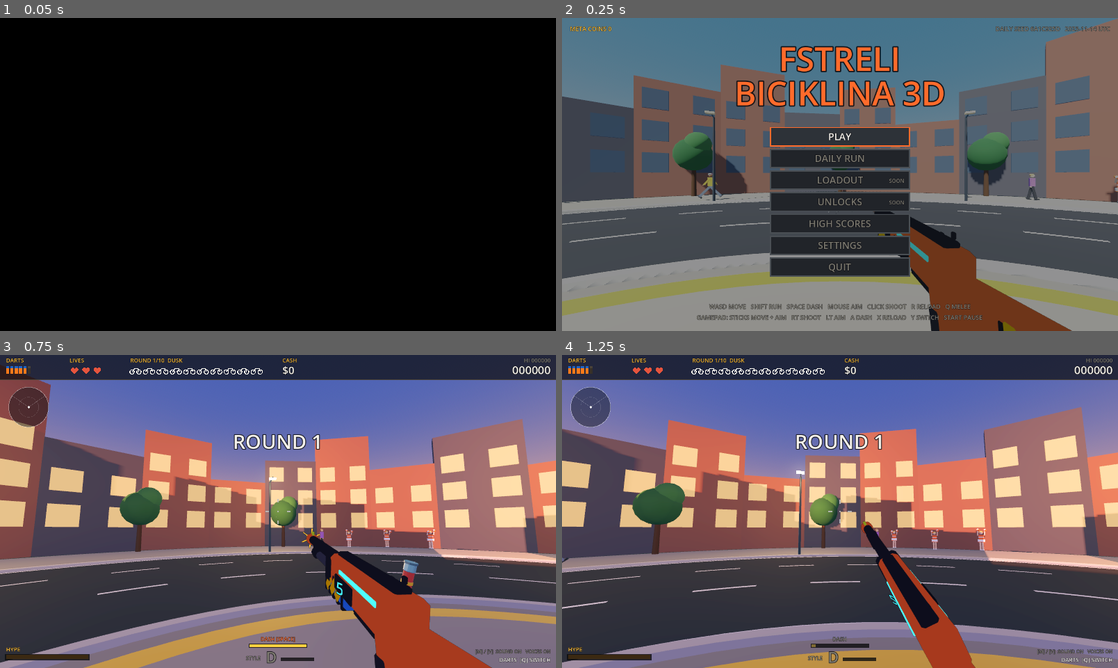
Above: before the commit, frames 1-4 (two rows, left to right).
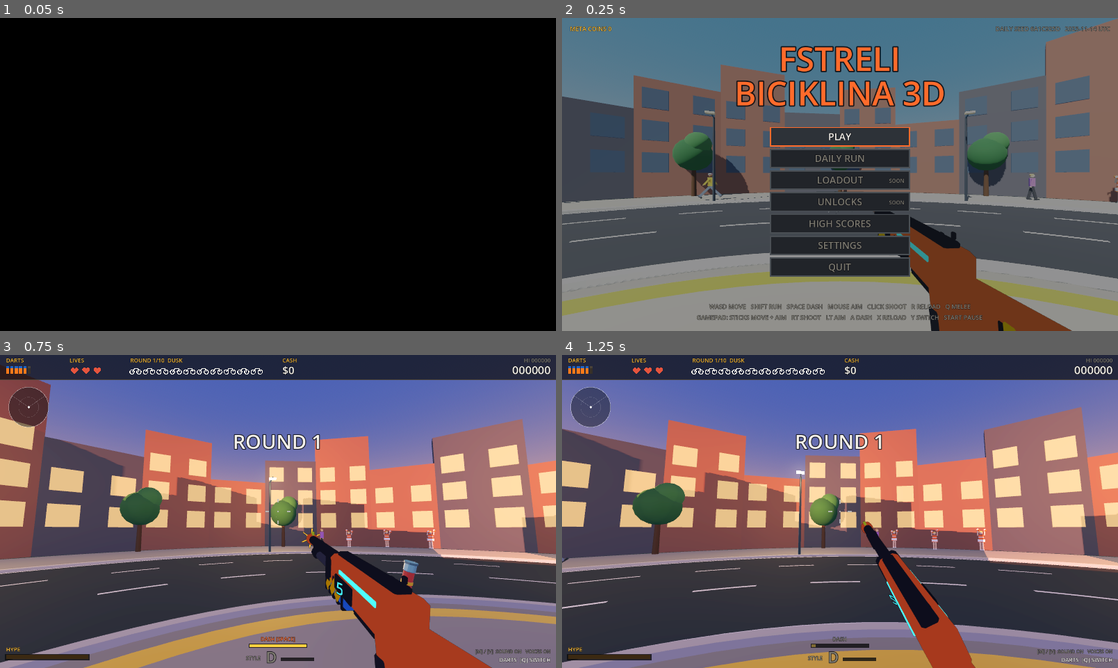
Above: after the commit, the same moments.

Repository: GVihi/FstreliBiciklina3D
Game: Godot game, scene res://main.tscn
Same seed, same stepped clock (60 frames per second), same inputs: the game is played once before the commit and once after it.
Inputs (mouse positions are in pixels of both pictures, inside the frame that each line leads up to):
- Up to frame 1 (0.05 s): no input
- Up to frame 2 (0.25 s): no input
- Up to frame 3 (0.75 s): tap Enter at 0.5 s; move the mouse to (400, 495) at 0.52 s; hold Right from 0.53 s (still down); tap R at 0.6 s; click (400, 495) at 0.67 s
- Up to frame 4 (1.25 s): keep holding Right; tap Space at 0.77 s

Frame 1 is identical in both runs. In frame 2, 0.1% of the frame differs, in the area x 1-100%, y 31-88%; in frame 3, 0.3%; in frame 4, 0.4%, in the area x 0-100%, y 24-70%.

Commit message:
Choose the anti-aliasing and re-define the F9 presets (F1)
Roadmap item: "Anti-aliasing choice (MSAA or cheaper FXAA) and re-define the
F9 quality presets for the new look".

- HIGH: 2x MSAA and a 2048 sun shadow map. MEDIUM: FXAA and a 1024 shadow
  map. LOW: no anti-aliasing, no sun shadows, no glow.
- FXAA is only requested when the Forward+ renderer is running; the
  Compatibility renderer does not support it and warns, so MEDIUM has no
  anti-aliasing there.
- The viewmodel's own viewport follows the new setting.
- docs/ART_DIRECTION.md records the decision.

In zoomed test renders MSAA 2x clearly smooths the chunky edges and 4x shows
no visible gain. Checked with Godot 4.7 (Compatibility, software renderer):
each preset sets the expected MSAA, FXAA, shadow and glow state on both
viewports, no warnings; gdlint, gdformat, the arena/rider/pedestrian/boss
checks and the headless load pass. Not checked: Forward+ (no Vulkan here),
frame time.

Co-Authored-By: Claude Sonnet 5.5 <noreply@anthropic.com>
Claude-Session: https://claude.ai/code/session_019FKUN6xdegLdhBAVrMgTUL

Diff:
--- a/scripts/main.gd
+++ b/scripts/main.gd
@@ -470,7 +470,7 @@
 
 
 # ------------------------------------------------------------------ graphics quality (F9)
-var quality = 0  # 0 = shadows + 2x MSAA, 1 = no MSAA, 2 = no MSAA and no sun shadows
+var quality = 0  # 0 = 2x MSAA + shadows (2048 map), 1 = FXAA + shadows (1024 map), 2 = no anti-aliasing, no shadows, no glow (see settings.gd)
 var arena = ArenaRoundaboutScript.new()  # arena.gd: the space the run is played in (today the roundabout, arena_roundabout.gd)
 var settings = SettingsScript.new(self)  # settings.gd: saved settings, graphics quality, high score file
 var phone_sys = PhonesScript.new(self)  # phones.gd: Phones: riders throwing phones at the player and the phones in flight.
--- a/scripts/settings.gd
+++ b/scripts/settings.gd
@@ -18,10 +18,23 @@
 	g = game
 
 
+# F9 presets (README Milestone F1, docs/ART_DIRECTION.md):
+#   0 HIGH    2x MSAA, sun shadows from a 2048 map, glow
+#   1 MEDIUM  FXAA instead of MSAA (nearly free), sun shadows from a 1024 map, glow
+#   2 LOW     no anti-aliasing, no sun shadows, no glow
+# FXAA only exists in the Forward+ and Mobile renderers. In the Compatibility renderer (also what Godot
+# falls back to when Vulkan does not work) MEDIUM therefore has no anti-aliasing at all.
 func apply_quality() -> void:
-	g.get_viewport().msaa_3d = Viewport.MSAA_2X if g.quality == 0 else Viewport.MSAA_DISABLED
+	var vp = g.get_viewport()
+	vp.msaa_3d = Viewport.MSAA_2X if g.quality == 0 else Viewport.MSAA_DISABLED
+	var fxaa = g.quality == 1 and RenderingServer.get_rendering_device() != null
+	vp.screen_space_aa = (
+		Viewport.SCREEN_SPACE_AA_FXAA if fxaa else Viewport.SCREEN_SPACE_AA_DISABLED
+	)
 	if g.viewmodel != null:
-		g.viewmodel.set_msaa(g.get_viewport().msaa_3d)
+		g.viewmodel.set_msaa(vp.msaa_3d)
+		g.viewmodel.set_screen_space_aa(vp.screen_space_aa)
+	RenderingServer.directional_shadow_atlas_set_size(2048 if g.quality == 0 else 1024, true)
 	var sun: DirectionalLight3D = g.world["sun"]
 	sun.shadow_enabled = g.quality < 2
 	if g.outline_quad != null:
@@ -34,7 +47,9 @@
 	g.quality = (g.quality + 1) % 3
 	apply_quality()
 	var names = [
-		"GRAPHICS: HIGH", "GRAPHICS: MEDIUM (NO MSAA)", "GRAPHICS: LOW (NO MSAA, NO SHADOWS)"
+		"GRAPHICS: HIGH",
+		"GRAPHICS: MEDIUM (FXAA, SMALLER SHADOWS)",
+		"GRAPHICS: LOW (NO ANTI-ALIASING, NO SHADOWS, NO GLOW)"
 	]
 	g.add_note(names[g.quality], GOLD)
 	save_settings()
--- a/scripts/viewmodel.gd
+++ b/scripts/viewmodel.gd
@@ -42,6 +42,7 @@
 	viewport.transparent_bg = true
 	viewport.handle_input_locally = false
 	viewport.msaa_3d = g.get_viewport().msaa_3d
+	viewport.screen_space_aa = g.get_viewport().screen_space_aa
 	box.add_child(viewport)  # no own World3D: it draws the same world as the main viewport
 
 	# own environment: no sky (the world shows through), no glow, same ambient light and tone mapping as the world
@@ -83,6 +84,10 @@
 	viewport.msaa_3d = mode
 
 
+func set_screen_space_aa(mode: int) -> void:
+	viewport.screen_space_aa = mode
+
+
 # once per frame after the world camera has moved: same position and roll (so shake and slide tilt carry over), own FOV
 func update(ads_t: float) -> void:
 	camera.global_transform = g.cam.global_transform
Not shown, changed: README.md
Not shown, changed: docs/ART_DIRECTION.md
